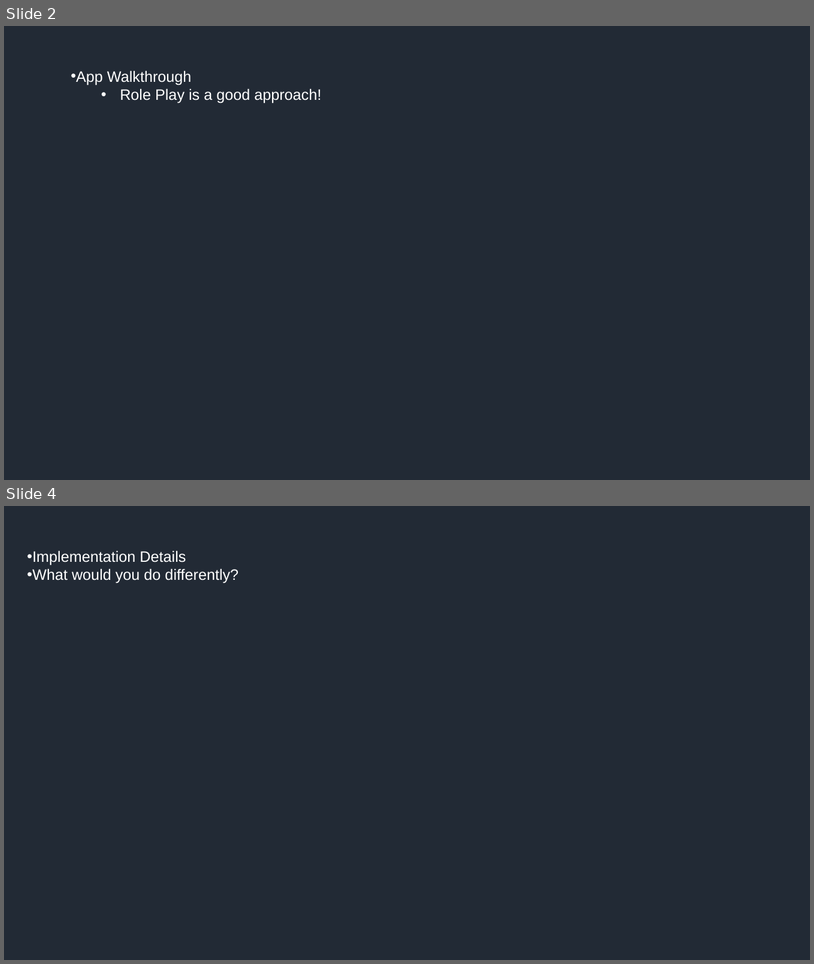
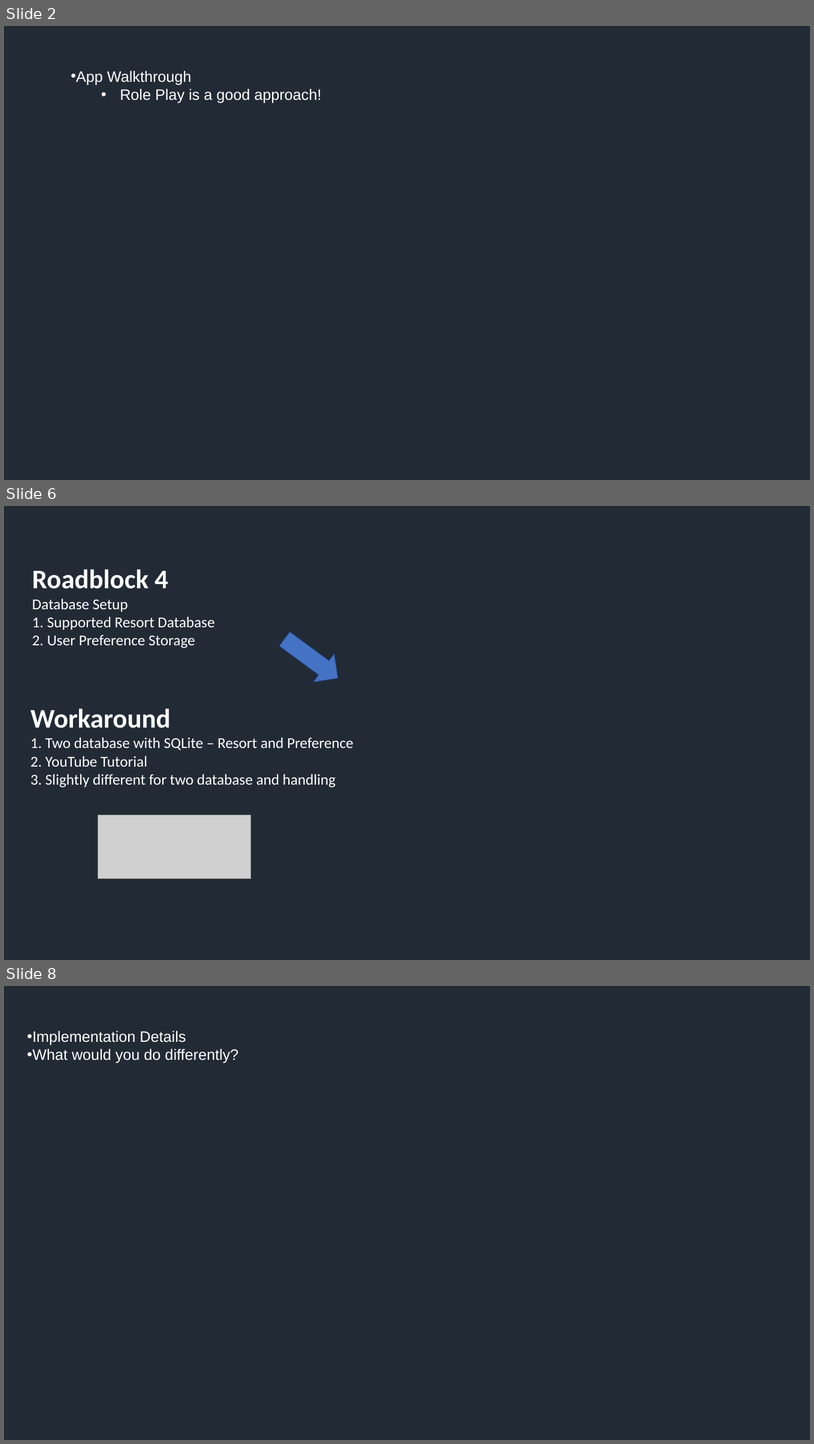
Before and after one commit to csc0007/CS501_GroupWork, a slide deck: Homework9-Final/Final Presentation.pptx. Shown one above the other, each under a label of ours: slides 2 and 4 before the commit, slides 2, 6 and 8 after it; the slides between them are not shown. The pictures are 814x964 and 814x1444 pixels, drawn with LibreOffice and Linux fonts; fonts in the diff are those of the drawing; grey boxes stand for pictures. Boxes give left, top, right and bottom in pixels: in the first picture for what was removed or moved away, otherwise in the second. Text is boxed around its words. In the diff, an @@ line names an element or a change of style, - is before the commit and + after.

```diff
--- a/Homework9-Final/Final Presentation.pptx
+++ b/Homework9-Final/Final Presentation.pptx
@@ slide 6 added at (4, 506, 810, 960), background #222A35 @@
@@ text added at (32, 569, 215, 648), 18 pt, text #FFFFFF @@
+Roadblock 4
+Database Setup
+1. Supported Resort Database
+2. User Preference Storage
@@ right arrow added at (273, 624, 350, 693), fill #4472C4, outline #1E3256 1 pt @@
@@ text added at (30, 708, 354, 787), 18 pt, text #FFFFFF @@
+Workaround
+1. Two database with SQLite – Resort and Preference
+2. YouTube Tutorial
+3. Slightly different for two database and handling
@@ picture added at (98, 815, 251, 879) @@
@@ what was slide 4 is now slide 8 @@
```
Also in this commit, not shown: 1 slide changed, 4 other slides added, 1 slide removed, 4 other files.
